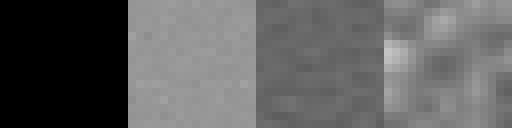
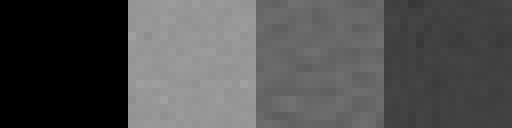
Revision of a layered 512px x 128px image; what changed, layer by layer:
pixels changed over left=384, top=0, right=512, bottom=128 (layer not identified)
